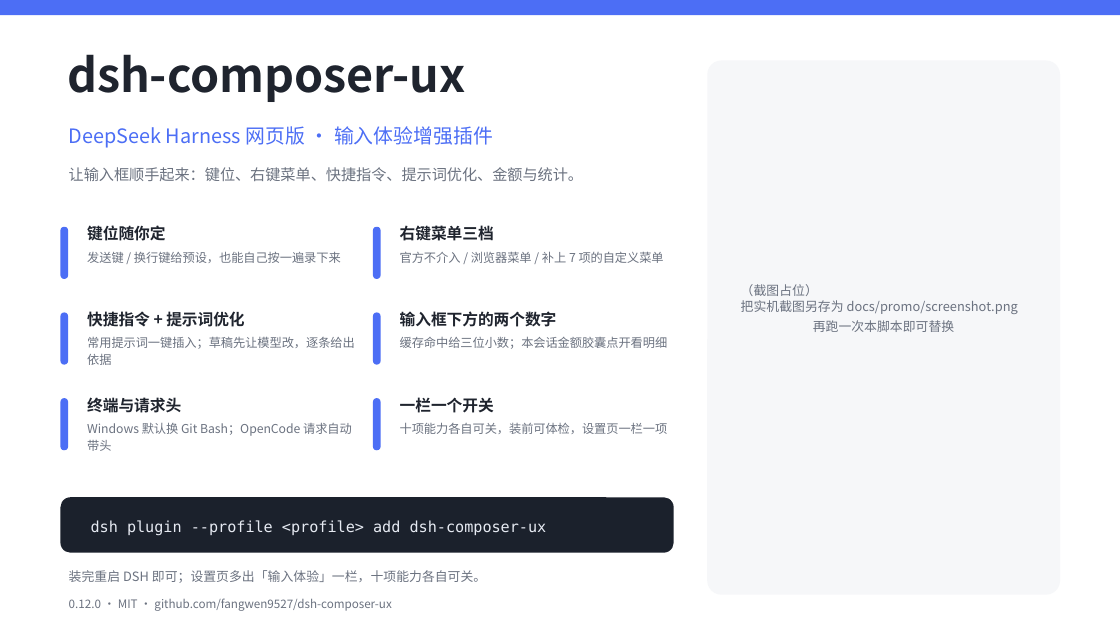
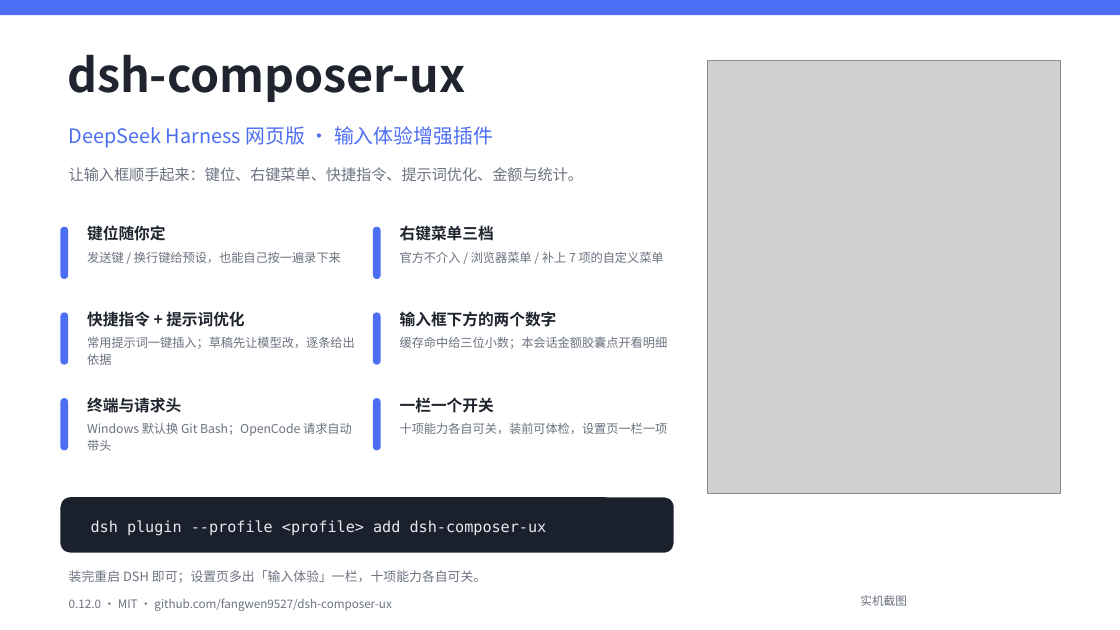
Before and after one commit to fangwen9527/dsh-composer-ux, a slide deck: slide 1 of docs/promo/dsh-composer-ux-onepager.pptx. Drawn at 1120x630 pixels with LibreOffice and Linux fonts; fonts in the diff are those of the drawing; grey boxes stand for pictures. Boxes give left, top, right and bottom in pixels: in the first picture for what was removed or moved away, otherwise in the second. Text is boxed around its words. In the diff, an @@ line names an element or a change of style, - is before the commit and + after.

Commit message:
docs(0.12.0): 5 张实机截图入库 + 一页 PPT 带上实机图（截图验收还抓到并修掉一个深色主题的真 bug）
实机截图（都在真机上、同一份产物，发布前截）
- `docs/optimize-toolrow-0.12.0.png`  工具行只剩一枚「⚡ 快捷指令」（独立按钮已撤）
- `docs/optimize-streaming-0.12.0.png` 逐条流式进行中：两条已到 + 「优化中…（16s）」+ 按钮压暗
- `docs/optimize-done-0.12.0.png`      完成态：条目 + 逐字依据 + 可编辑成品 + 插入输入框
- `docs/optimize-inserted-0.12.0.png`  写回后的输入框
- `docs/settings-session-context-0.12.0.png` 设置页「优化强度」+「携带会话上下文」（默认开）
README 新增「实机（0.12.0）」小节，用 `v0.12.0` tag 固定引用（与既有 0.5.0 那张同一做法）。

截图验收的**意外收获**：结果框那颗「插入输入框」在深色主题下是白底白字
（`--dsw-alias-label-inverse` 令牌名不存在 ⇒ 兜底 #fff，而深色主题里 brand-primary 是近白）。
这个 bug 只在深色主题出现，测试、类型检查、浅色截图都看不见它 —— 已在本批修掉并补对象级护栏
（见上一个提交），修前的样子留在 `docs/optimize-button-contrast-before.png`。

一页 PPT 也重生成了一次：`docs/promo/screenshot.png` 就位后重跑 `build-onepager.py`，
现在那一页右侧是实机截图（28 个形状、1 张图，13.33×7.5 英寸）。

```diff
--- a/docs/promo/dsh-composer-ux-onepager.pptx
+++ b/docs/promo/dsh-composer-ux-onepager.pptx
@@ rounded rectangle removed at (707,60,1060,595) @@
@@ picture added at (707,60,1060,494) @@
@@ text at (860,595,907,606): text changed; size 11 to 10 pt @@
-（截图占位）
-把实机截图另存为 docs/promo/screenshot.png
-再跑一次本脚本即可替换
+实机截图
```
Also in this commit, not shown: 8 other files.
